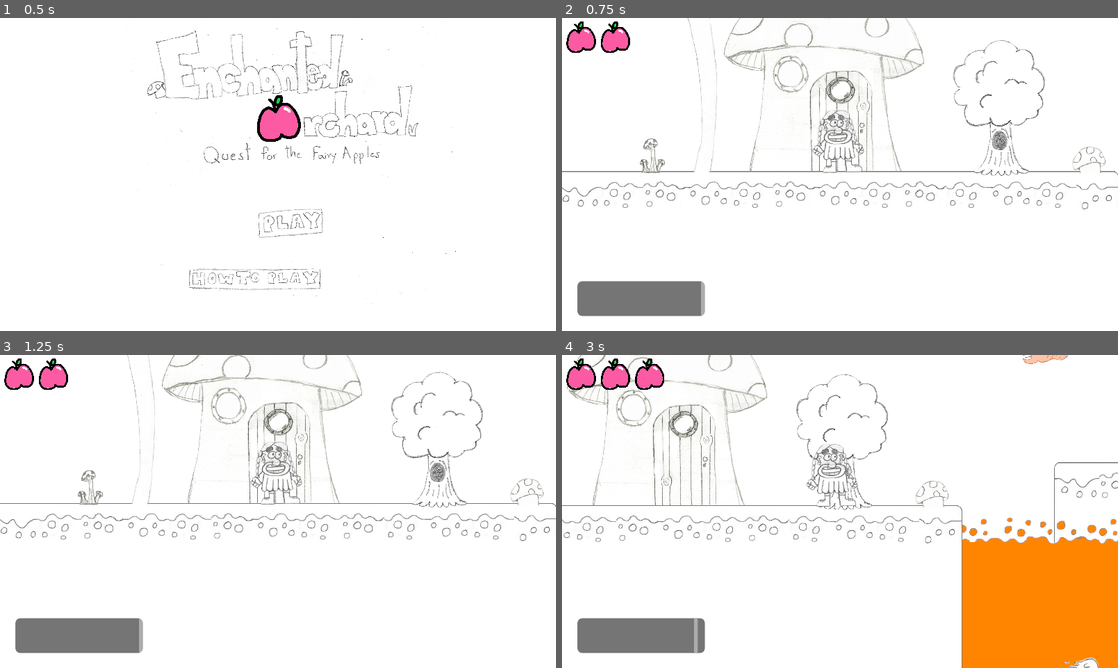
Above: before the commit, frames 1-4 (two rows, left to right).
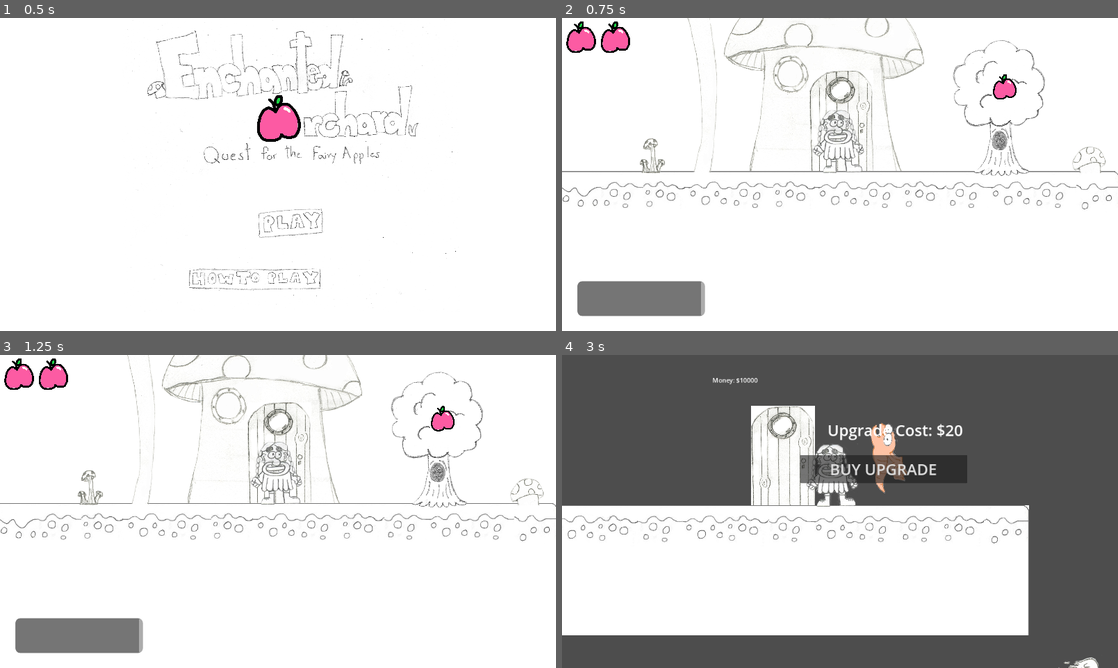
Above: after the commit, the same moments.

Repository: Arloco/game
Game: Godot game, scene res://Main_Menu/main_menu.tscn
The game is run twice, just before and just after one commit, with the same random seed, the same clock (stepped at 60 frames per second) and the same inputs.
Inputs (mouse positions are in pixels of both pictures, inside the frame that each line leads up to):
- Up to frame 1 (0.5 s): no input
- Up to frame 2 (0.75 s): click (862, 224) at 0.5 s
- Up to frame 3 (1.25 s): no input
- Up to frame 4 (3 s): move the mouse to (962, 495) at 1.27 s; hold Right (ui_right) 1.28-2.78 s; tap Space (ui_select) at 1.35, 2.3, 2.85 s; tap W (jump) at 1.52, 2.27 s; move the mouse to (728, 527) at 2.02 s; click (728, 527) at 2.1 s; move the mouse to (895, 442) at 2.77 s; hold Left (ui_left) from 2.78 s (still down)

Frame 1 is identical in both runs. In frame 2, 0.2% of the frame differs, in the area x 77-82%, y 18-26%; in frame 3, 0.2%; in frame 4, 68%, in the area x 0-100%, y 0-100%.

Commit message:
improved the game

Diff:
--- a/Scenes/Bullet.tscn
+++ b/Scenes/Bullet.tscn
@@ -1,17 +1,19 @@
-[gd_scene load_steps=3 format=3 uid="uid://dwfg6lwg2ym26"]
+[gd_scene load_steps=4 format=3 uid="uid://dwfg6lwg2ym26"]
 
+[ext_resource type="Script" path="res://Scenes/bullet.gd" id="1_8ro3y"]
 [ext_resource type="Texture2D" uid="uid://t7y1ubtx70ha" path="res://Art/Bullet.png" id="1_dp1br"]
 
 [sub_resource type="CapsuleShape2D" id="CapsuleShape2D_eydam"]
-radius = 20.0
+radius = 22.0
 height = 93.5
 
 [node name="Bullet" type="RigidBody2D"]
 collision_layer = 2
 collision_mask = 2
+script = ExtResource("1_8ro3y")
 
 [node name="BulletHitbox" type="CollisionShape2D" parent="."]
-position = Vector2(8, -3)
+position = Vector2(8, -4)
 rotation = 1.5708
 shape = SubResource("CapsuleShape2D_eydam")
 
--- a/Scenes/Inside_of_House.tscn
+++ b/Scenes/Inside_of_House.tscn
@@ -1,15 +1,16 @@
-[gd_scene load_steps=7 format=3 uid="uid://x2evdjl1wfyg"]
+[gd_scene load_steps=8 format=3 uid="uid://x2evdjl1wfyg"]
 
 [ext_resource type="Script" path="res://Scripts/Inside.gd" id="1_jf6ve"]
 [ext_resource type="PackedScene" uid="uid://dij0lek2hgkx8" path="res://Scenes/inside_platform.tscn" id="2_n42q6"]
-[ext_resource type="PackedScene" uid="uid://bxjid3dng6x0i" path="res://Scenes/character_body_2d.tscn" id="3_0ofhx"]
+[ext_resource type="PackedScene" uid="uid://bxjid3dng6x0i" path="res://Scenes/Player.tscn" id="3_0ofhx"]
 [ext_resource type="Texture2D" uid="uid://bu6dbgmhjoen6" path="res://Art/DoorFinished.jpg" id="4_u4vde"]
 [ext_resource type="PackedScene" uid="uid://1ejm0iih4y48" path="res://Scenes/ui.tscn" id="5_xlafu"]
+[ext_resource type="PackedScene" uid="uid://b3pgejynlqeos" path="res://Scenes/shop_keeper.tscn" id="6_xjpbm"]
 
 [sub_resource type="RectangleShape2D" id="RectangleShape2D_buh25"]
 size = Vector2(133, 200)
 
-[node name="Iniside" type="Node2D"]
+[node name="Inside" type="Node2D"]
 
 [node name="Area2D" type="Area2D" parent="."]
 script = ExtResource("1_jf6ve")
@@ -26,11 +27,14 @@
 [node name="Inside Platform" parent="." instance=ExtResource("2_n42q6")]
 position = Vector2(-33, 144)
 
-[node name="CharacterBody2D" parent="." instance=ExtResource("3_0ofhx")]
+[node name="Player" parent="." instance=ExtResource("3_0ofhx")]
 position = Vector2(-281, 84)
 
 [node name="UI" parent="." instance=ExtResource("5_xlafu")]
 visible = false
 
+[node name="Shop Keeper" parent="." instance=ExtResource("6_xjpbm")]
+position = Vector2(271, 85)
+
 [connection signal="body_entered" from="Area2D" to="Area2D" method="_on_body_entered"]
 [connection signal="body_exited" from="Area2D" to="Area2D" method="_on_body_exited"]
--- /dev/null
+++ b/Scenes/bullet.gd
@@ -0,0 +1,4 @@
+extends RigidBody2D
+
+func _ready() -> void:
+	add_to_group("Bullets")
--- a/Scenes/fairy_apple.tscn
+++ b/Scenes/fairy_apple.tscn
@@ -7,6 +7,7 @@
 radius = 36.0139
 
 [node name="FairyApple" type="Area2D"]
+z_index = 10
 script = ExtResource("1_hfjim")
 
 [node name="HeartFrames" type="Sprite2D" parent="."]
@@ -16,6 +17,7 @@
 hframes = 3
 
 [node name="CollisionShape2D" type="CollisionShape2D" parent="."]
+visibility_layer = 4
 position = Vector2(-2, 0)
 shape = SubResource("CircleShape2D_b7n3c")
 
--- a/Scenes/outside.tscn
+++ b/Scenes/outside.tscn
@@ -5,7 +5,7 @@
 [ext_resource type="PackedScene" uid="uid://cada8qltwyg5x" path="res://Scenes/platform.tscn" id="2_a5exq"]
 [ext_resource type="Texture2D" uid="uid://c5chflwhldaut" path="res://Art/finalShroomHouse.png" id="2_cxq14"]
 [ext_resource type="Texture2D" uid="uid://bu6dbgmhjoen6" path="res://Art/DoorFinished.jpg" id="3_1pnwu"]
-[ext_resource type="PackedScene" uid="uid://bxjid3dng6x0i" path="res://Scenes/character_body_2d.tscn" id="3_qpdha"]
+[ext_resource type="PackedScene" uid="uid://bxjid3dng6x0i" path="res://Scenes/Player.tscn" id="3_qpdha"]
 [ext_resource type="PackedScene" uid="uid://pd078ybsmqxo" path="res://Scenes/enemy.tscn" id="6_i643u"]
 [ext_resource type="PackedScene" uid="uid://b5sretkyka12r" path="res://Scenes/spring.tscn" id="7_akf3n"]
 [ext_resource type="PackedScene" uid="uid://lvqajlspi1bg" path="res://Scenes/tall_shroom.tscn" id="8_gp6bx"]
@@ -37,14 +37,14 @@
 scale = Vector2(0.2, 0.2)
 texture = ExtResource("2_cxq14")
 
-[node name="DoorCollision" type="CollisionShape2D" parent="House"]
-position = Vector2(-25, -58)
-shape = SubResource("RectangleShape2D_buh25")
-
 [node name="DoorFinished" type="Sprite2D" parent="House"]
 position = Vector2(-21, -65)
 scale = Vector2(0.08, 0.08)
 texture = ExtResource("3_1pnwu")
+
+[node name="DoorCollision" type="CollisionShape2D" parent="House"]
+position = Vector2(-25, -58)
+shape = SubResource("RectangleShape2D_buh25")
 
 [node name="Roof" type="Area2D" parent="House"]
 position = Vector2(-79, -330)
@@ -434,18 +434,20 @@
 scale = Vector2(0.141954, 0.141954)
 texture = ExtResource("13_0ys0b")
 
-[node name="FairyApple" parent="." instance=ExtResource("14_fuibi")]
+[node name="FairyApple1" parent="." instance=ExtResource("14_fuibi")]
 position = Vector2(8223, -1229)
-
-[node name="FairyApple3" parent="." instance=ExtResource("14_fuibi")]
-z_index = 2
-position = Vector2(402, -152)
+apple_number = 1
 
 [node name="FairyApple2" parent="." instance=ExtResource("14_fuibi")]
 position = Vector2(372, -3504)
+apple_number = 2
+
+[node name="FairyApple3" parent="." instance=ExtResource("14_fuibi")]
+position = Vector2(402, -152)
+apple_number = 3
 
 [node name="FairyAppleTree" type="Sprite2D" parent="."]
-z_index = 10
+z_index = 8
 position = Vector2(389, -100)
 rotation = -0.0523599
 scale = Vector2(0.215, 0.215)
@@ -562,5 +564,5 @@
 [connection signal="body_entered" from="Obstacles/TallShroom2" to="Player" method="_on_tall_shroom_body_entered"]
 [connection signal="body_entered" from="Obstacles/TallShroom4" to="Player" method="_on_tall_shroom_body_entered"]
 [connection signal="body_entered" from="Obstacles/TallShroom3" to="Player" method="_on_tall_shroom_body_entered"]
-[connection signal="body_entered" from="FairyApple" to="Player" method="_on_fairy_apple_body_entered"]
+[connection signal="body_entered" from="FairyApple1" to="Player" method="_on_fairy_apple_body_entered"]
 [connection signal="body_entered" from="FairyApple3" to="Player" method="_on_fairy_apple_body_entered"]
--- /dev/null
+++ b/Scenes/shop.tscn
@@ -0,0 +1,42 @@
+[gd_scene load_steps=2 format=3 uid="uid://cfkywnjfs4har"]
+
+[ext_resource type="Script" path="res://Scripts/Shop.gd" id="1_qkkf1"]
+
+[node name="Control" type="Control"]
+layout_mode = 3
+anchors_preset = 15
+anchor_right = 1.0
+anchor_bottom = 1.0
+offset_left = -578.0
+offset_top = -321.0
+offset_right = -578.0
+offset_bottom = -321.0
+grow_horizontal = 2
+grow_vertical = 2
+script = ExtResource("1_qkkf1")
+
+[node name="money" type="Label" parent="."]
+layout_mode = 0
+offset_left = 129.0
+offset_top = 109.0
+offset_right = 407.0
+offset_bottom = 179.0
+
+[node name="Buy button" type="Button" parent="."]
+layout_mode = 0
+offset_left = 356.0
+offset_top = 314.0
+offset_right = 789.0
+offset_bottom = 387.0
+theme_override_font_sizes/font_size = 40
+text = "BUY UPGRADE"
+
+[node name="upgrade cost" type="Label" parent="."]
+layout_mode = 0
+offset_left = 427.0
+offset_top = 222.0
+offset_right = 715.0
+offset_bottom = 297.0
+theme_override_font_sizes/font_size = 40
+
+[connection signal="pressed" from="Buy button" to="." method="_on_buy_button_pressed"]
--- /dev/null
+++ b/Scenes/shop_keeper.tscn
@@ -0,0 +1,29 @@
+[gd_scene load_steps=5 format=3 uid="uid://b3pgejynlqeos"]
+
+[ext_resource type="Script" path="res://Scripts/shop_keeper.gd" id="1_buj0v"]
+[ext_resource type="Texture2D" uid="uid://dxa5sws6jpxyh" path="res://Art/EnemyArt.png" id="1_f0nhw"]
+[ext_resource type="PackedScene" uid="uid://cfkywnjfs4har" path="res://Scenes/shop.tscn" id="2_2i34d"]
+
+[sub_resource type="RectangleShape2D" id="RectangleShape2D_uk40t"]
+size = Vector2(117.5, 225.5)
+
+[node name="Shop Keeper" type="Node2D"]
+script = ExtResource("1_buj0v")
+
+[node name="EnemyArt" type="Sprite2D" parent="."]
+position = Vector2(8.56619, 0.64563)
+rotation = 1.5708
+scale = Vector2(0.216393, 0.166097)
+texture = ExtResource("1_f0nhw")
+
+[node name="Shop" parent="." instance=ExtResource("2_2i34d")]
+visible = false
+
+[node name="Area2D" type="Area2D" parent="."]
+
+[node name="CollisionShape2D" type="CollisionShape2D" parent="Area2D"]
+position = Vector2(4.18962, 3.37317)
+shape = SubResource("RectangleShape2D_uk40t")
+
+[connection signal="body_entered" from="Area2D" to="." method="_on_area_2d_body_entered"]
+[connection signal="body_exited" from="Area2D" to="." method="_on_area_2d_body_exited"]
--- a/Scripts/Area2D.gd
+++ b/Scripts/Area2D.gd
@@ -3,8 +3,8 @@
 
 func _process(delta):
 	if door_open == true:
-		if Input.is_action_just_pressed("ui_select"):
-			get_tree().change_scene_to_file("res://Inside_of_House.tscn")
+		if Input.is_action_just_pressed("select"):
+			get_tree().change_scene_to_file("res://Scenes/Inside_of_House.tscn")
 
 
 func _on_body_entered(body):
--- a/Scripts/CharacterBody2D.gd
+++ b/Scripts/CharacterBody2D.gd
@@ -22,7 +22,7 @@
 var is_jumping = false
 var coyote_timer: float = 0.0
 var jump_buffer_timer: float = 0.0
-
+var weapon_level = 1
 
 
 # Get the gravity from the project settings to be synced with RigidBody nodes.
@@ -106,12 +106,25 @@
 		shoot_left = false
 		mana -= 10
 
+	#die
 	if Singleton.current_health <= 0:
 			Singleton.max_health = 2
 			Singleton.current_health = Singleton.max_health
 			healthChanged.emit(Singleton.current_health)
+			Singleton.apples_already_eaten.clear()
 			get_tree().reload_current_scene()
 
+func upgrade_weapon():
+	if Singleton.money >= get_upgrade_cost():
+		Singleton.money -= get_upgrade_cost()
+		weapon_level += 1
+		Singleton.bullet_damage += 5
+		print("Weapon upgraded! Level:", weapon_level, " | Damage:", Singleton.bullet_damage)
+	else:
+		print("Not enough money!")
+
+func get_upgrade_cost() -> int:
+	return weapon_level * 20
 
 func _on_enemy_body_entered(body):
 	if (body.name == "Player"):
--- /dev/null
+++ b/Scripts/Shop.gd
@@ -0,0 +1,17 @@
+extends Control
+
+@onready var player = $/root/Inside/Player  # Reference the Player node
+@onready var currency_label = $money
+@onready var upgrade_cost_label = $"upgrade cost"
+@onready var buy_button = $"Buy button"
+
+func _ready():
+	update_ui()
+
+func update_ui():
+	currency_label.text = "Money: $" + str(Singleton.money)
+	upgrade_cost_label.text = "Upgrade Cost: $" + str(player.get_upgrade_cost())
+
+func _on_buy_button_pressed():
+	player.upgrade_weapon()
+	update_ui()
--- a/Scripts/Singleton.gd
+++ b/Scripts/Singleton.gd
@@ -2,11 +2,6 @@
 
 var max_health = 2
 @onready var current_health: float = Singleton.max_health
-# Called when the node enters the scene tree for the first time.
-func _ready():
-	pass # Replace with function body.
-
-
-# Called every frame. 'delta' is the elapsed time since the previous frame.
-func _process(delta):
-	pass
+var apples_already_eaten = []
+var bullet_damage = 10
+var money = 10000
--- a/Scripts/enemy.gd
+++ b/Scripts/enemy.gd
@@ -1,10 +1,7 @@
 extends Area2D
 
 var direction = 1
-# Called when the node enters the scene tree for the first time.
-func _ready():
-	pass # Replace with function body.
-
+@export var health = 10
 
 # Called every frame. 'delta' is the elapsed time since the previous frame.
 func _process(delta):
@@ -18,5 +15,8 @@
 func _on_body_entered(body):
 	if (body.name == "Player"):
 		pass
-	else:
-		queue_free()
+	if body.is_in_group("Bullets"):
+		print("yaya")
+		health -= Singleton.bullet_damage
+		if health <= 0:
+			queue_free()
--- a/Scripts/fairy_apple.gd
+++ b/Scripts/fairy_apple.gd
@@ -4,14 +4,11 @@
 @onready var heartFrames = $HeartFrames
 @onready var hearts_container = $"."
 signal fairyAppleHealthChanged
+@export var apple_number: int
 # Called when the node enters the scene tree for the first time.
 func _ready():
-	pass # Replace with function body.
-
-
-# Called every frame. 'delta' is the elapsed time since the previous frame.
-func _process(delta):
-	pass
+	if apple_number in Singleton.apples_already_eaten:
+		queue_free()
 
 
 func _on_body_entered(body):
@@ -20,5 +17,6 @@
 	Singleton.current_health = Singleton.max_health
 	heartsContainer.setMaxHearts(1)
 	fairyAppleHealthChanged.emit(Singleton.current_health)
+	Singleton.apples_already_eaten.append(apple_number)
 	print (Singleton.max_health)
 	queue_free()
--- a/Scripts/hearts_container.gd
+++ b/Scripts/hearts_container.gd
@@ -1,11 +1,6 @@
 extends HBoxContainer
 
 @onready var HeartGuiClass = preload("res://Scenes/heart_gui.tscn")
-
-# Called when the node enters the scene tree for the first time.
-func _ready():
-	pass # Replace with function body.
-
 
 # Called every frame. 'delta' is the elapsed time since the previous frame.
 func _process(delta):
--- a/Scripts/outside.gd
+++ b/Scripts/outside.gd
@@ -2,7 +2,7 @@
 
 @onready var heartsContainer = $UI/HeartsContainer
 @onready var player = $Player
-@onready var fairyApple = $FairyApple
+@onready var fairyApple1 = $FairyApple1
 @onready var fairyApple2 = $FairyApple2
 @onready var fairyApple3 = $FairyApple3
 # Called when the node enters the scene tree for the first time.
@@ -10,7 +10,7 @@
 	heartsContainer.setMaxHearts(Singleton.max_health)
 	heartsContainer.updateHearts(Singleton.current_health)
 	player.healthChanged.connect(heartsContainer.updateHearts)
-	fairyApple.fairyAppleHealthChanged.connect(heartsContainer.updateHearts)
+	fairyApple1.fairyAppleHealthChanged.connect(heartsContainer.updateHearts)
 	fairyApple2.fairyAppleHealthChanged.connect(heartsContainer.updateHearts)
 	fairyApple3.fairyAppleHealthChanged.connect(heartsContainer.updateHearts)
 
--- /dev/null
+++ b/Scripts/shop_keeper.gd
@@ -0,0 +1,19 @@
+extends Node2D
+
+var can_shop = false
+
+func _process(delta: float) -> void:
+	if Input.is_action_just_pressed("select"):
+		if can_shop == true:
+			print("shop is open")
+			$Shop.visible = true
+
+func _on_area_2d_body_entered(body = Node2D) -> void:
+	if body.name == "Player":
+		print("c")
+		can_shop = true
+
+
+func _on_area_2d_body_exited(body = Node2D) -> void:
+	if body.name == "Player":
+		can_shop = false
--- a/project.godot
+++ b/project.godot
@@ -79,6 +79,11 @@
 "events": [Object(InputEventKey,"resource_local_to_scene":false,"resource_name":"","device":-1,"window_id":0,"alt_press …(192 unchanged characters)…
 ]
 }
+select={
+"deadzone": 0.5,
+"events": [Object(InputEventKey,"resource_local_to_scene":false,"resource_name":"","device":-1,"window_id":0,"alt_pressed":false,"shift_pressed":false,"ctrl_pressed":false,"meta_pressed":false,"pressed":false,"keycode":0,"physical_keycode":32,"key_label":0,"unicode":32,"location":0,"echo":false,"script":null)
+]
+}
 
 [physics]
 
Not shown: 2 places in Scenes/Player.tscn that only renumber resources
